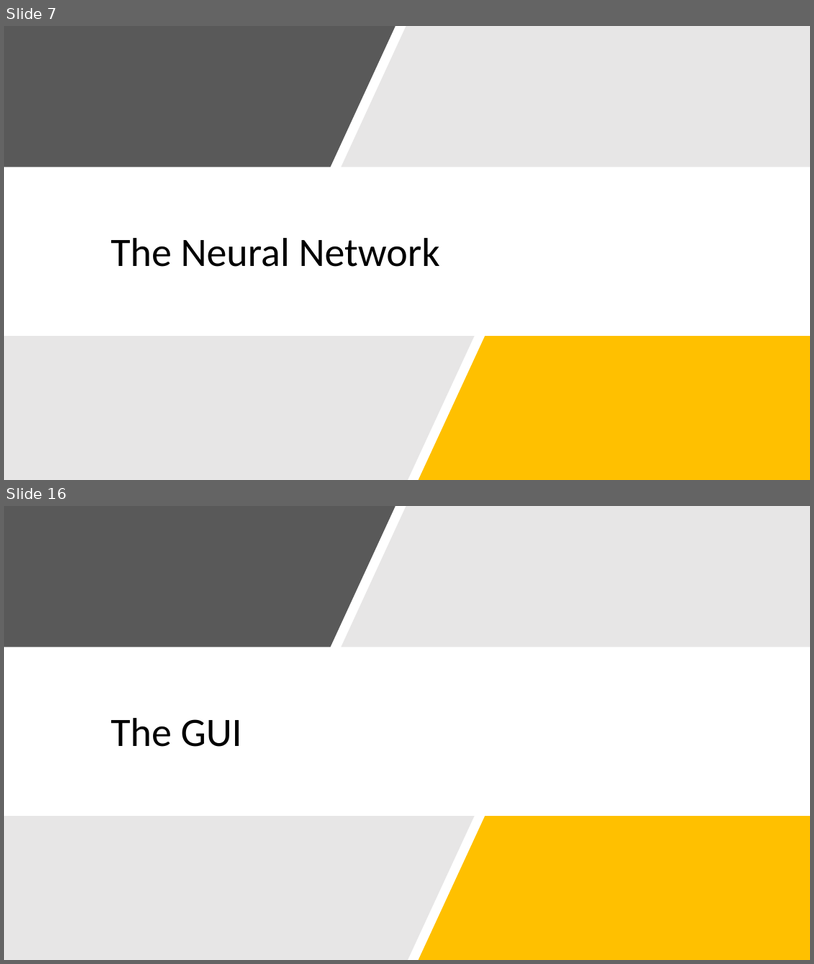
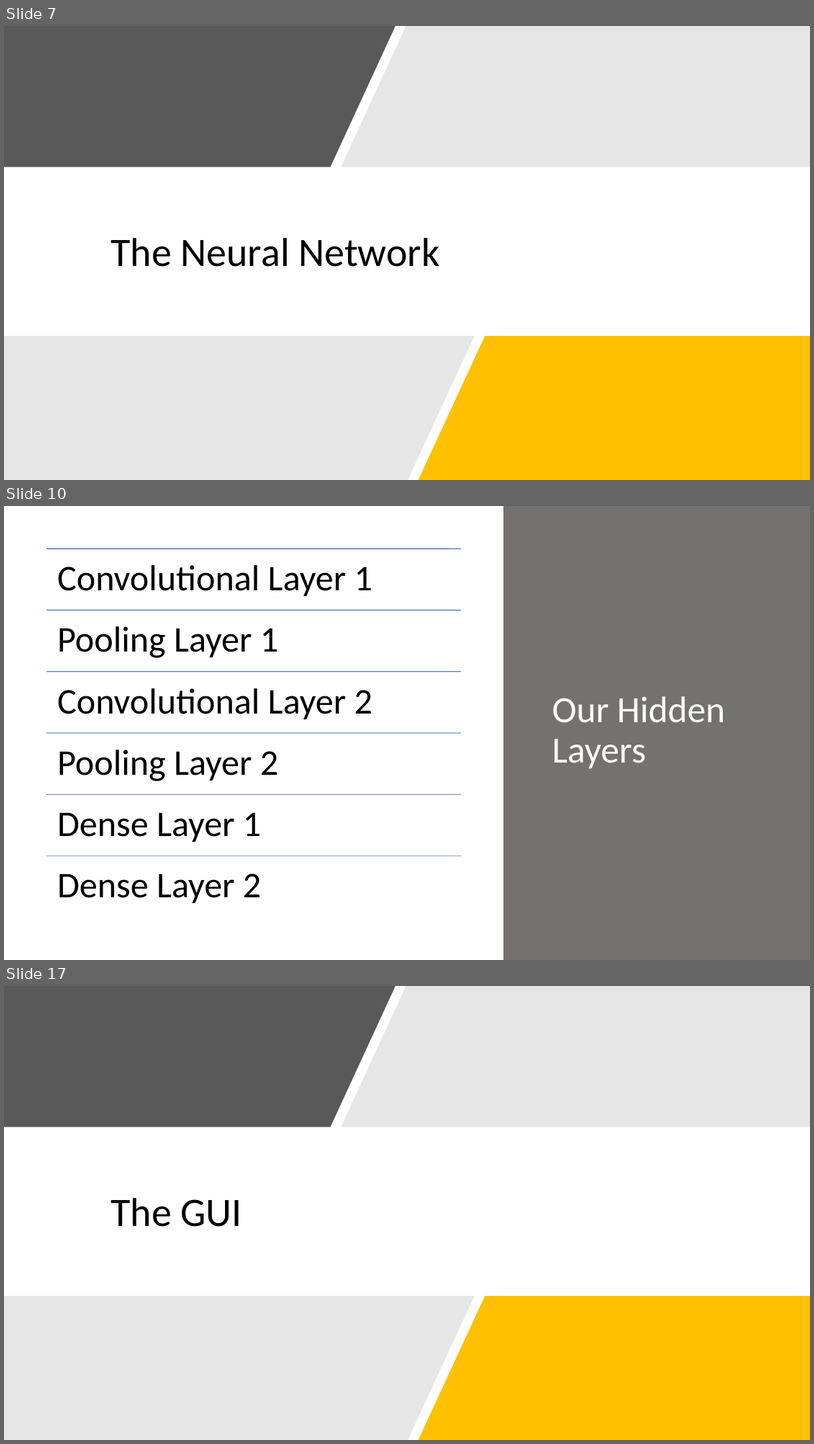
Before and after one commit to ChrisKalahiki/CNN-for-BelgiumTS-and-MNIST, a slide deck: RIPMazeRunner.pptx. Shown one above the other, each under a label of ours: slides 7 and 16 before the commit, slides 7, 10 and 17 after it; the slides between them are not shown. The pictures are 814x964 and 814x1444 pixels, drawn with LibreOffice and Linux fonts; fonts in the diff are those of the drawing. Boxes give left, top, right and bottom in pixels: in the first picture for what was removed or moved away, otherwise in the second. Text is boxed around its words. In the diff, an @@ line names an element or a change of style, - is before the commit and + after.

```diff
--- a/RIPMazeRunner.pptx
+++ b/RIPMazeRunner.pptx
@@ slide 10 added at box(4, 506, 810, 960), background #FFFFFF @@
@@ rectangle added at box(504, 506, 810, 960), fill #767171 @@
@@ title added at box(553, 696, 725, 768), 44 pt, text #FFFFFF @@
+Our Hidden Layers
@@ group added at box(46, 549, 461, 903): 6 lines, 6 texts @@
+Convolutional Layer 1
+Pooling Layer 1
+Convolutional Layer 2
+Pooling Layer 2
+Dense Layer 1
+Dense Layer 2
@@ what was slide 16 is now slide 17 @@
```
Also in this commit, not shown: 2 slides changed, 6 other slides added, 6 slides removed.
